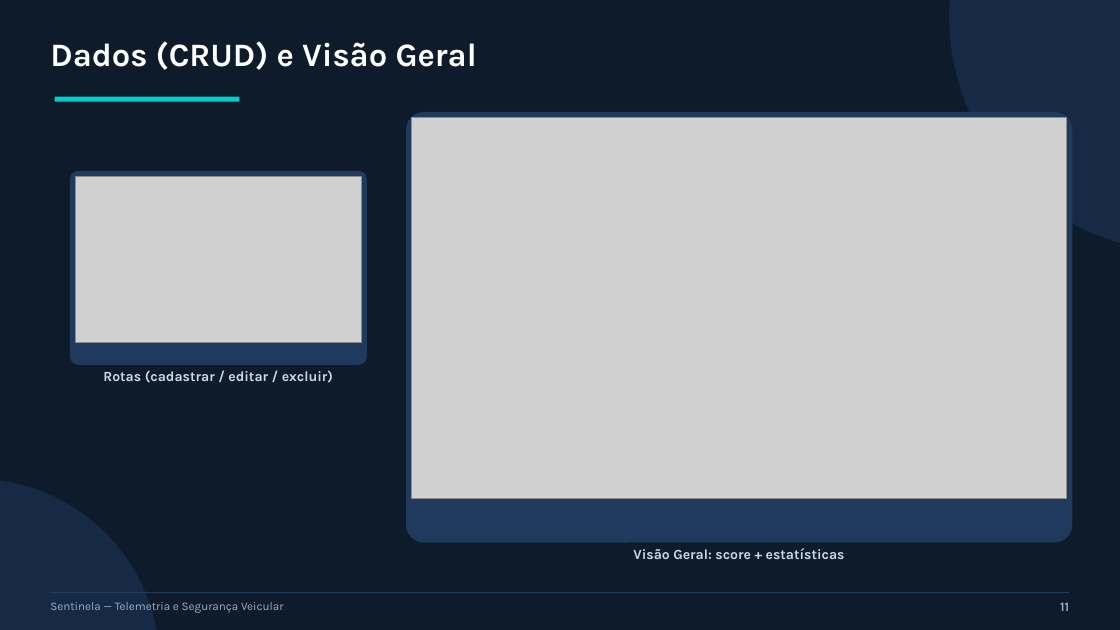
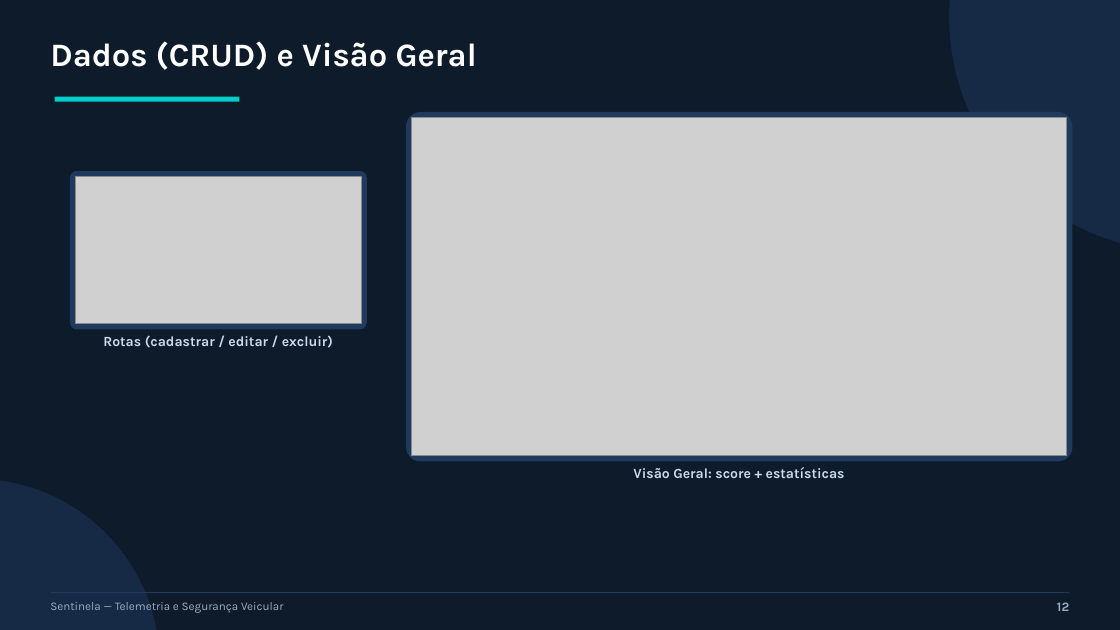
Before and after one commit to joaomauricio22/sensores-iot, a slide deck: slide 12 of apresentacao/slides_pav.pptx (slide 11 before the commit). Drawn at 1120x630 pixels with LibreOffice and Linux fonts; fonts in the diff are those of the drawing; grey boxes stand for pictures. Boxes give left, top, right and bottom in pixels: in the first picture for what was removed or moved away, otherwise in the second. Text is boxed around its words. In the diff, an @@ line names an element or a change of style, - is before the commit and + after.

```diff
--- a/apresentacao/slides_pav.pptx
+++ b/apresentacao/slides_pav.pptx
@@ rounded rectangle: place and size @@
-rounded rectangle at [407,113,1072,542]
+rounded rectangle at [407,113,1072,461]
@@ picture: place and size @@
-picture at [412,118,1067,498]
+picture at [412,118,1067,456]
@@ rounded rectangle: place and size @@
-rounded rectangle at [71,171,366,365]
+rounded rectangle at [71,171,366,329]
@@ picture: place and size @@
-picture at [76,176,361,343]
+picture at [76,176,361,324]
@@ text "Rotas (cadastrar / editar / ...": place and size @@
-text "Rotas (cadastrar / editar / ..." at [103,370,333,383]
+text "Rotas (cadastrar / editar / ..." at [103,335,333,348]
@@ text "Visão Geral: score + estatísticas": place and size @@
-text "Visão Geral: score + estatísticas" at [633,548,845,559]
+text "Visão Geral: score + estatísticas" at [633,467,845,478]
@@ text at [1057,602,1069,611]: text changed @@
-11
+12
```
Also in this commit, not shown: 13 other slides changed, 3 slides added, 14 other files.
